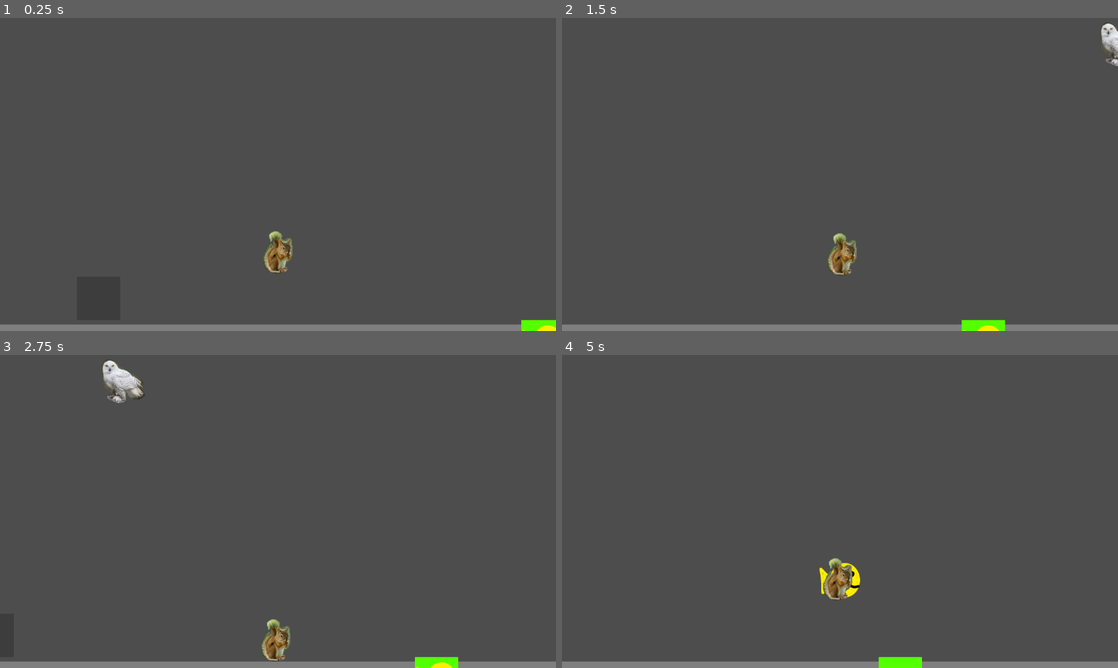
Above: before the commit, frames 1-4 (two rows, left to right).
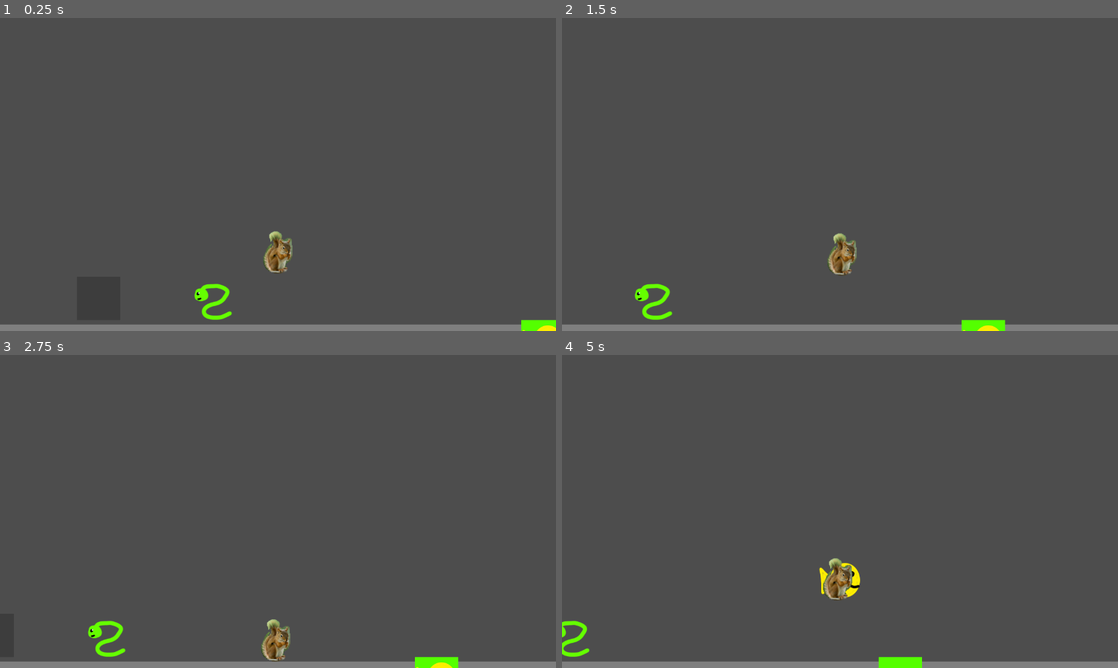
Above: after the commit, the same moments.

Repository: CamComDuck/SquirrelFamily
Game: Godot game, scene res://level/level.tscn
The game is run twice, just before and just after one commit, with the same random seed, the same clock (stepped at 60 frames per second) and the same inputs.
Inputs:
- Up to frame 1 (0.25 s): no input
- Up to frame 2 (1.5 s): hold D (move_right) from 0.53 s (still down); tap Space (action) at 0.6, 1.35 s; tap W (jump) at 0.77 s
- Up to frame 3 (2.75 s): tap W (jump) at 1.52 s; release D (move_right) at 2.03 s; hold A (move_left) from 2.03 s (still down); tap Space (action) at 2.1 s
- Up to frame 4 (5 s): release A (move_left) at 2.78 s; hold D (move_right) 2.78-4.28 s; tap Space (action) at 2.85, 3.6, 4.35 s; tap W (jump) at 3.02, 3.77, 4.52 s; hold A (move_left) from 4.28 s (still down)

The runs differ from the first frame. In frame 1, 0.3% of the frame differs, in the area x 34-42%, y 84-97%; in frame 2, 0.6%; in frame 3, 0.9%, in the area x 15-27%, y 1-97%; in frame 4, 0.2%.

Commit message:
Add snake win condition

Diff:
--- a/project/level/level.gd
+++ b/project/level/level.gd
@@ -9,22 +9,43 @@
 @onready var fish: Sprite2D = $Fish
 @onready var pond_dirty: StaticBody2D = $PondDirty
 @onready var pond_clean: StaticBody2D = $PondClean
+@onready var rock: StaticBody2D = $Rock
+@onready var snake: Area2D = $Snake
 
 
 
 func _ready() -> void:
+
+	# Spawn the dirty pond near the center.
+	# Spawn the clean pond at least 1000 units away from dirty pond.
+
 	var _pond_dirty_x = randf_range(_min_x + 1001, _max_x - 1001)
 	pond_dirty.set_position(Vector2(_pond_dirty_x, 745))
 	fish.position = pond_dirty.position
 
-	var random_1 = randf_range(_min_x, _pond_dirty_x - 1000)
-	var random_2 = randf_range(_pond_dirty_x + 1000, _max_x)
-	var random_3 = randi_range(0, 1)
+	var pond_random_1 = randf_range(_min_x, _pond_dirty_x - 1000)
+	var pond_random_2 = randf_range(_pond_dirty_x + 1000, _max_x)
+	var pond_random_3 = randi_range(0, 1)
 
-	if random_3 == 0:
-		pond_clean.set_position(Vector2(random_1, 745))
+	if pond_random_3 == 0:
+		pond_clean.set_position(Vector2(pond_random_1, 745))
 	else:
-		pond_clean.set_position(Vector2(random_2, 745))
+		pond_clean.set_position(Vector2(pond_random_2, 745))
+
+	# Spawn the snake close to the center.
+	# Spawn the rock at least 1000 units away from the snake.
+
+	var snake_x = randf_range(_min_x + 1001, _max_x - 1001)
+	snake.position.x = snake_x
+
+	var rock_random_1 = randf_range(_min_x, snake_x - 1000)
+	var rock_random_2 = randf_range(snake_x + 1000, _max_x)
+	var rock_random_3 = randi_range(0, 1)
+
+	if rock_random_3 == 0:
+		rock.set_position(Vector2(rock_random_1, 661))
+	else:
+		rock.set_position(Vector2(rock_random_2, 661))
 
 
 func _physics_process(_delta: float) -> void:
--- a/project/level/level.tscn
+++ b/project/level/level.tscn
@@ -8,12 +8,20 @@
 [ext_resource type="Texture2D" uid="uid://mk46sjg6ml8" path="res://fish/pond_clean.png" id="6_mabaf"]
 [ext_resource type="Texture2D" uid="uid://bf22kj5o6ll3m" path="res://fish/pond_dirty.png" id="7_f423h"]
 [ext_resource type="Texture2D" uid="uid://01vasd8i8ht4" path="res://fish/fish.png" id="8_0t2b2"]
+[ext_resource type="Texture2D" uid="uid://bauywjo1yeumm" path="res://snake/snake.png" id="9_q41r6"]
+[ext_resource type="Texture2D" uid="uid://djvd352hfunnl" path="res://snake/rock.png" id="10_15j5t"]
 
 [sub_resource type="RectangleShape2D" id="RectangleShape2D_3gew0"]
 size = Vector2(101, 100)
 
 [sub_resource type="RectangleShape2D" id="RectangleShape2D_o2tph"]
 size = Vector2(100, 100)
+
+[sub_resource type="CircleShape2D" id="CircleShape2D_tepdp"]
+radius = 50.4876
+
+[sub_resource type="CircleShape2D" id="CircleShape2D_4d756"]
+radius = 46.15
 
 [node name="Level" type="Node2D"]
 script = ExtResource("1_tx1wx")
@@ -93,7 +101,30 @@
 [node name="Fish" type="Sprite2D" parent="."]
 z_index = 2
 z_as_relative = false
+position = Vector2(-245, 136)
 texture = ExtResource("8_0t2b2")
+
+[node name="Snake" type="Area2D" parent="."]
+z_index = 5
+z_as_relative = false
+position = Vector2(-334, 652)
+
+[node name="Sprite2D" type="Sprite2D" parent="Snake"]
+texture = ExtResource("9_q41r6")
+
+[node name="CollisionShape2D" type="CollisionShape2D" parent="Snake"]
+shape = SubResource("CircleShape2D_tepdp")
+
+[node name="Rock" type="StaticBody2D" parent="."]
+position = Vector2(144.01, 661)
+collision_layer = 2
+collision_mask = 2
+
+[node name="Sprite2D" type="Sprite2D" parent="Rock"]
+texture = ExtResource("10_15j5t")
+
+[node name="CollisionShape2D" type="CollisionShape2D" parent="Rock"]
+shape = SubResource("CircleShape2D_4d756")
 
 [connection signal="game_lost" from="Squirrel" to="." method="_on_squirrel_game_lost"]
 [connection signal="game_lost" from="Squirrel" to="Owl" method="_on_squirrel_game_lost"]
--- a/project/owl/owl.gd
+++ b/project/owl/owl.gd
@@ -12,7 +12,7 @@
 var _is_hunting := false
 var _is_diving := false
 var _dive_x : float
-var _can_move : bool = true
+var _can_move : bool = false
 
 @onready var _hunt_timer_object : Timer = $HuntTimer
 
--- a/project/project.godot
+++ b/project/project.godot
@@ -29,6 +29,7 @@
 "res://hiding_spot/": "yellow",
 "res://level/": "orange",
 "res://owl/": "yellow",
+"res://snake/": "green",
 "res://squirrel/": "yellow",
 "res://title/": "orange"
 }
--- a/project/squirrel/squirrel.gd
+++ b/project/squirrel/squirrel.gd
@@ -10,21 +10,28 @@
 var _hiding_spot_position : Vector2
 var _is_hiding := false
 
-var _fish_in_hand := false
 var _fish_in_dirty_pond := true
+var _snake_on_rock := false
+var _object_in_hand : String = "NONE"
 
 @onready var shape_cast_2d: ShapeCast2D = $ShapeCast2D
 @onready var fish: Sprite2D = $"../Fish"
 @onready var pond_clean: StaticBody2D = $"../PondClean"
 @onready var pond_dirty: StaticBody2D = $"../PondDirty"
+@onready var rock: StaticBody2D = $"../Rock"
+@onready var snake: Area2D = $"../Snake"
+
 
 func _physics_process(delta: float) -> void:
+	print ("Object in hand: " + str(_object_in_hand))
 	if _can_move:
 		if not is_on_floor():
 			velocity += get_gravity() * delta
 
-		if _fish_in_hand:
+		if _object_in_hand == "FISH":
 			fish.position = position
+		elif _object_in_hand == "SNAKE":
+			snake.position = position
 
 		if Input.is_action_just_pressed("jump") and is_on_floor():
 			velocity.y = JUMP_VELOCITY
@@ -59,23 +66,36 @@
 
 			elif shape_cast_2d.get_collider(i).name == "PondDirty":
 
-				if Input.is_action_just_pressed("action") and _fish_in_dirty_pond:
+				if Input.is_action_just_pressed("action") and _fish_in_dirty_pond and _object_in_hand == "NONE":
 					_fish_in_dirty_pond = false
-					_fish_in_hand = true
-				elif Input.is_action_just_pressed("action") and not _fish_in_dirty_pond and _fish_in_hand:
+					_object_in_hand = "FISH"
+				elif Input.is_action_just_pressed("action") and not _fish_in_dirty_pond and _object_in_hand == "FISH":
 					_fish_in_dirty_pond = true
-					_fish_in_hand = false
+					_object_in_hand = "NONE"
 					fish.position = pond_dirty.position
 
 			elif shape_cast_2d.get_collider(i).name == "PondClean":
 
-				if Input.is_action_just_pressed("action") and not _fish_in_dirty_pond and _fish_in_hand:
+				if Input.is_action_just_pressed("action") and not _fish_in_dirty_pond and _object_in_hand == "FISH":
 					_fish_in_dirty_pond = false
-					_fish_in_hand = false
+					_object_in_hand = "NONE"
 					fish.position = pond_clean.position
-				elif Input.is_action_just_pressed("action") and not _fish_in_dirty_pond and not _fish_in_hand:
+				elif Input.is_action_just_pressed("action") and not _fish_in_dirty_pond and _object_in_hand == "NONE":
 					_fish_in_dirty_pond = false
-					_fish_in_hand = true
+					_object_in_hand = "FISH"
+
+			elif shape_cast_2d.get_collider(i).name == "Rock":
+
+				if Input.is_action_just_pressed("action") and not _snake_on_rock and _object_in_hand == "SNAKE":
+					_snake_on_rock = true
+					_object_in_hand = "NONE"
+					snake.position = rock.position
+
+			elif shape_cast_2d.get_collider(i).name == "Snake":
+
+				if Input.is_action_just_pressed("action") and _object_in_hand == "NONE":
+					_object_in_hand = "SNAKE"
+					_snake_on_rock = false
 
 			else:
 				_hiding_spot_position = Vector2.ZERO
--- a/project/squirrel/squirrel.tscn
+++ b/project/squirrel/squirrel.tscn
@@ -24,3 +24,4 @@
 shape = SubResource("CapsuleShape2D_qnl5n")
 target_position = Vector2(0, 0)
 collision_mask = 3
+collide_with_areas = true
Not shown: 1 places in project/level/level.tscn that only renumber resources
Binary file added: project/snake/rock.png
Not shown, added: project/snake/rock.png.import
Binary file added: project/snake/snake.png
Not shown, added: project/snake/snake.png.import
Not shown, changed: README.md
